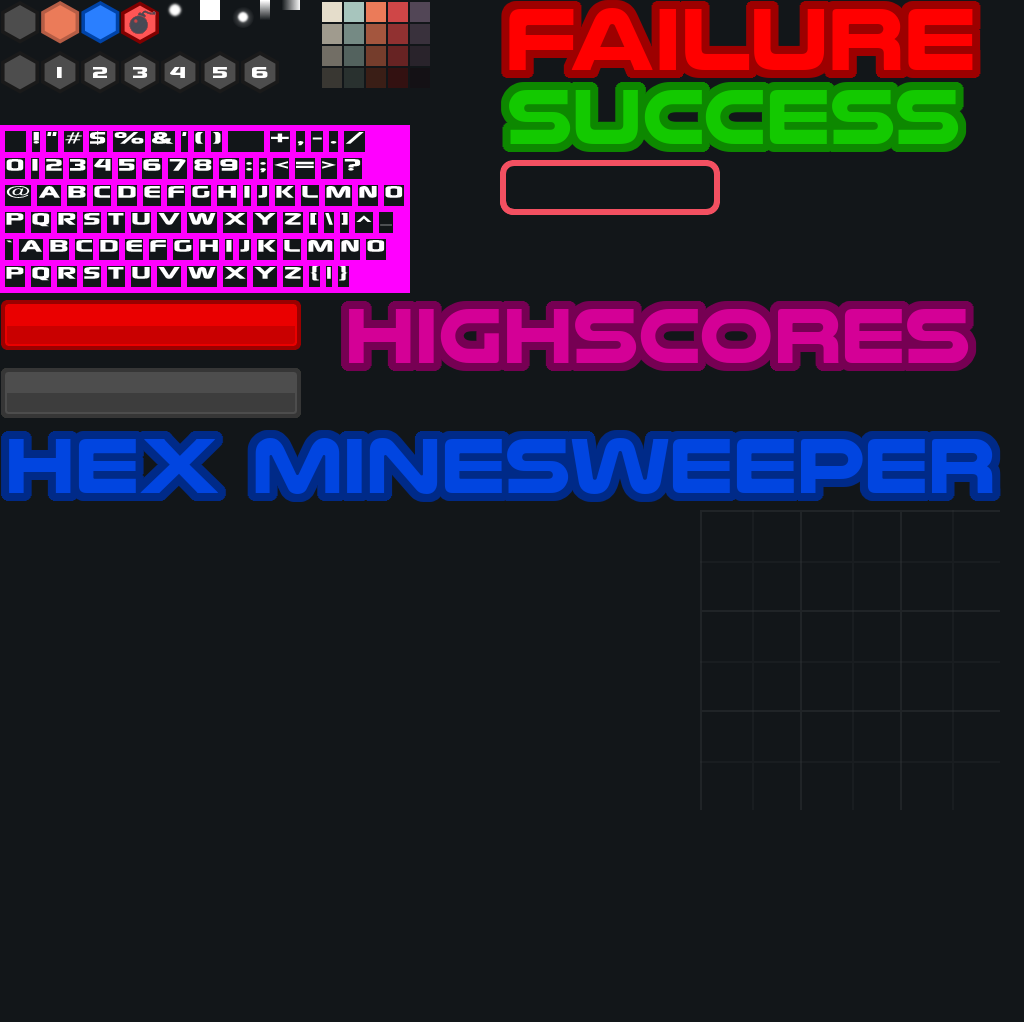
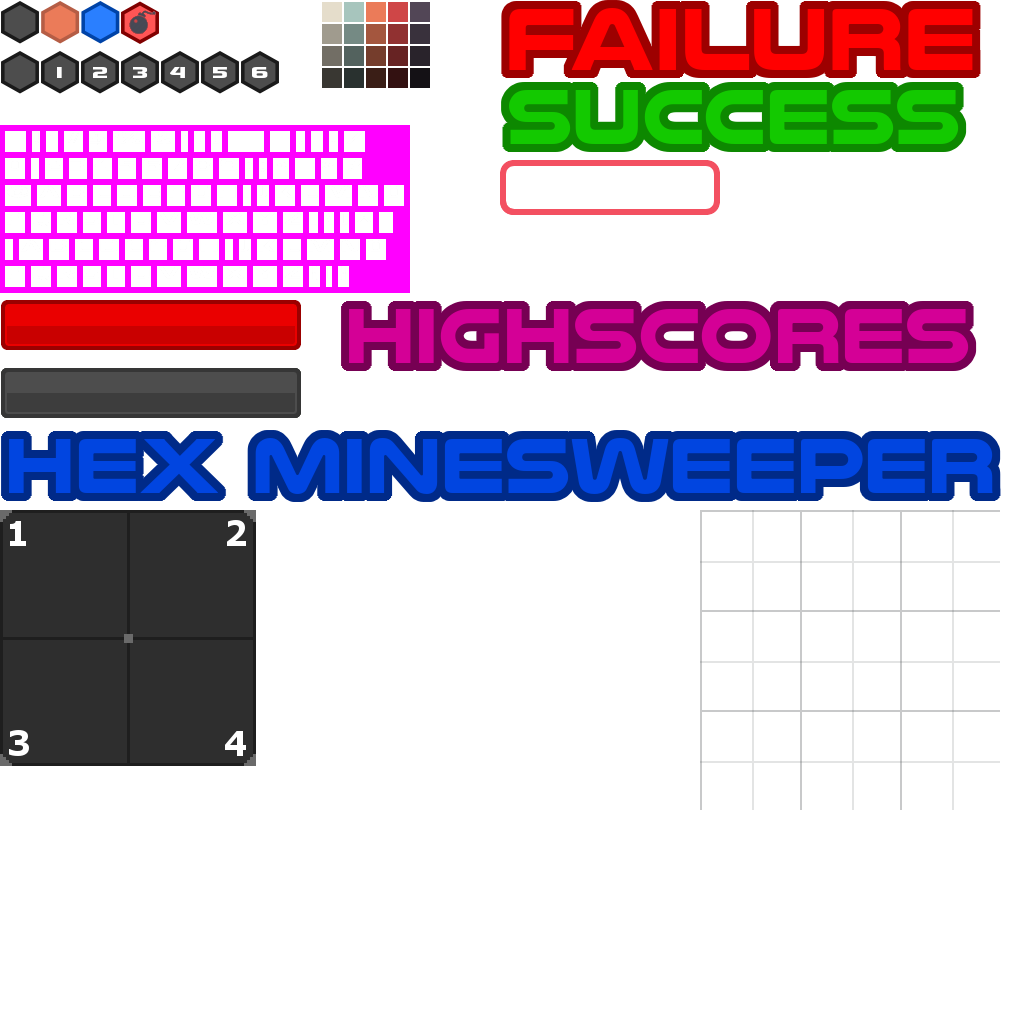
Layer changes from the first 1024 x 1024 image to the second:
painted on "Ebene #1" over [0, 510, 256, 766]
hid "Hintergrund" over [0, 0, 1024, 1022]
